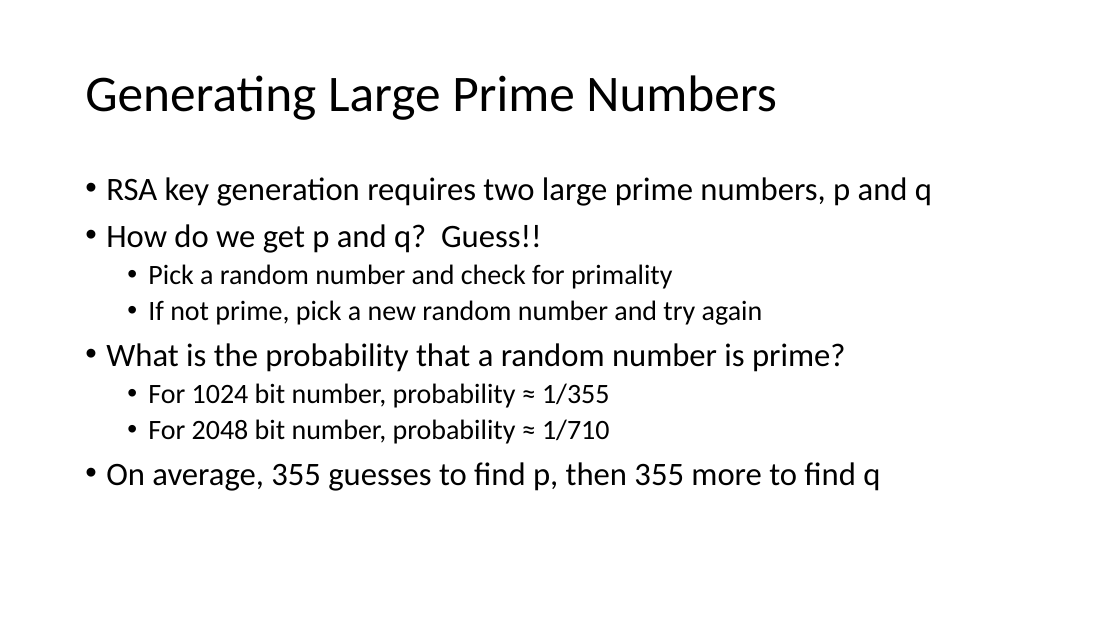
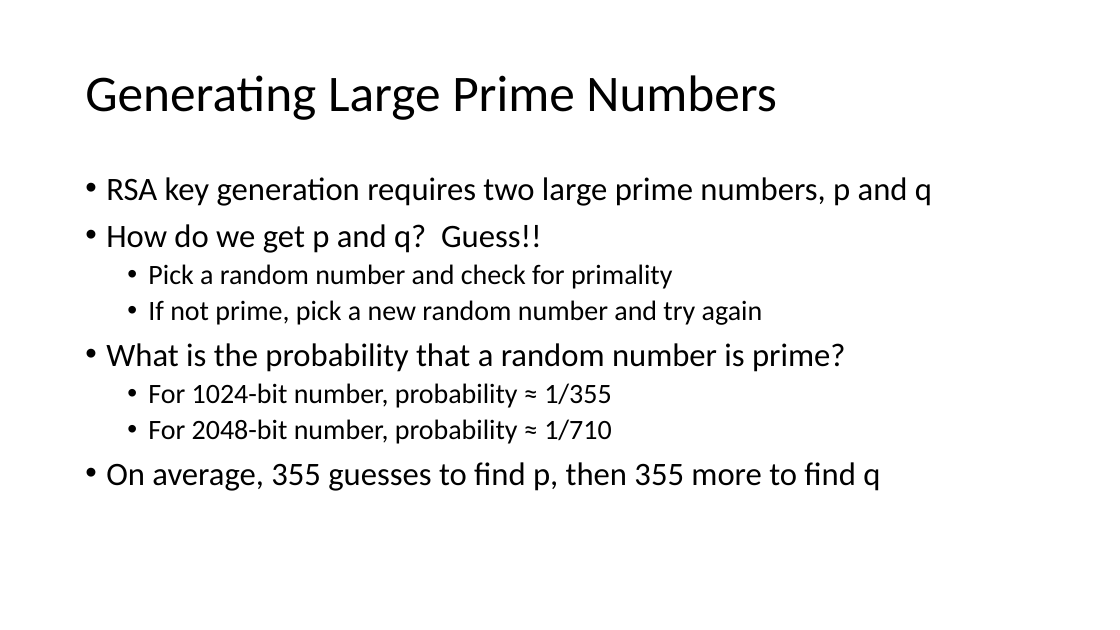
Before and after one commit to john-r2/CyberSec-Modules, a slide deck: slide 3 of 5.Crypto/Cryptology5-Public-Key-RSA-Math.pptx. Drawn at 1120x630 pixels with LibreOffice and Linux fonts; fonts in the diff are those of the drawing. Boxes give left, top, right and bottom in pixels: in the first picture for what was removed or moved away, otherwise in the second. Text is boxed around its words. In the diff, an @@ line names an element or a change of style, - is before the commit and + after.

```diff
--- a/5.Crypto/Cryptology5-Public-Key-RSA-Math.pptx
+++ b/5.Crypto/Cryptology5-Public-Key-RSA-Math.pptx
@@ text at (x1=148, y1=383, x2=612, y2=444): text changed @@
-  • For 1024 bit number, probability ≈ 1/355
-  • For 2048 bit number, probability ≈ 1/710
+  • For 1024-bit number, probability ≈ 1/355
+  • For 2048-bit number, probability ≈ 1/710
```
Also in this commit, not shown: 2 other slides changed, 45 other files.
